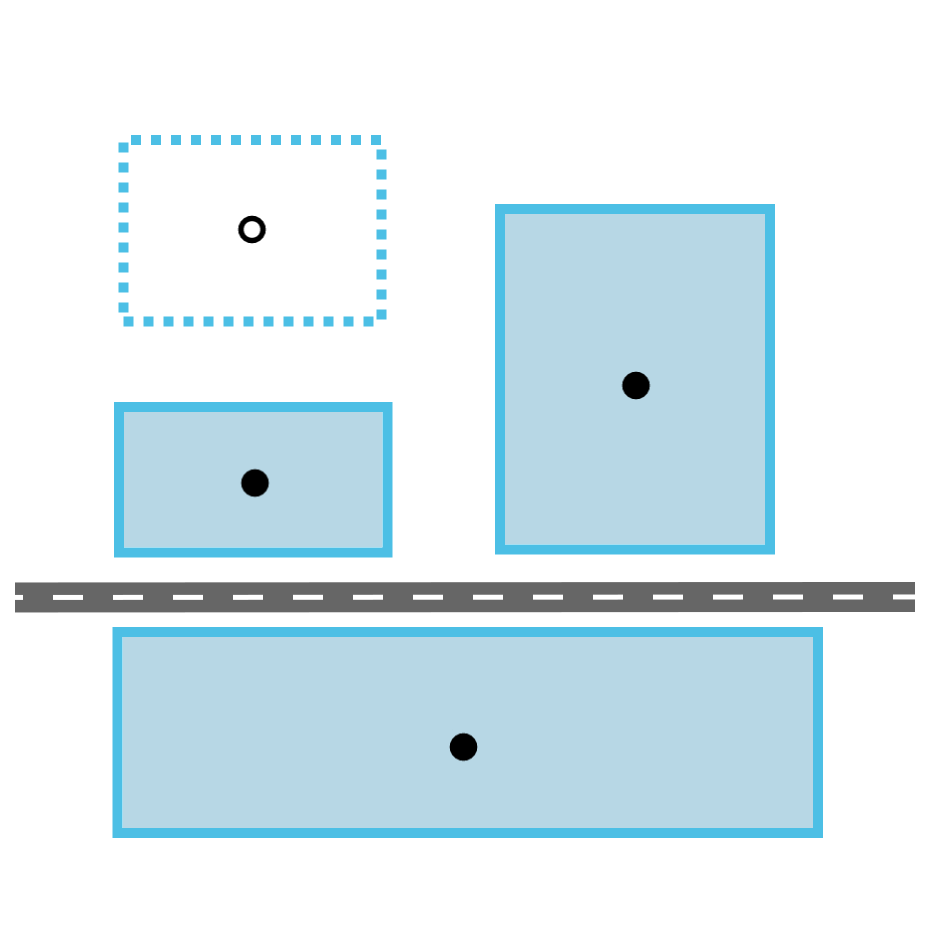
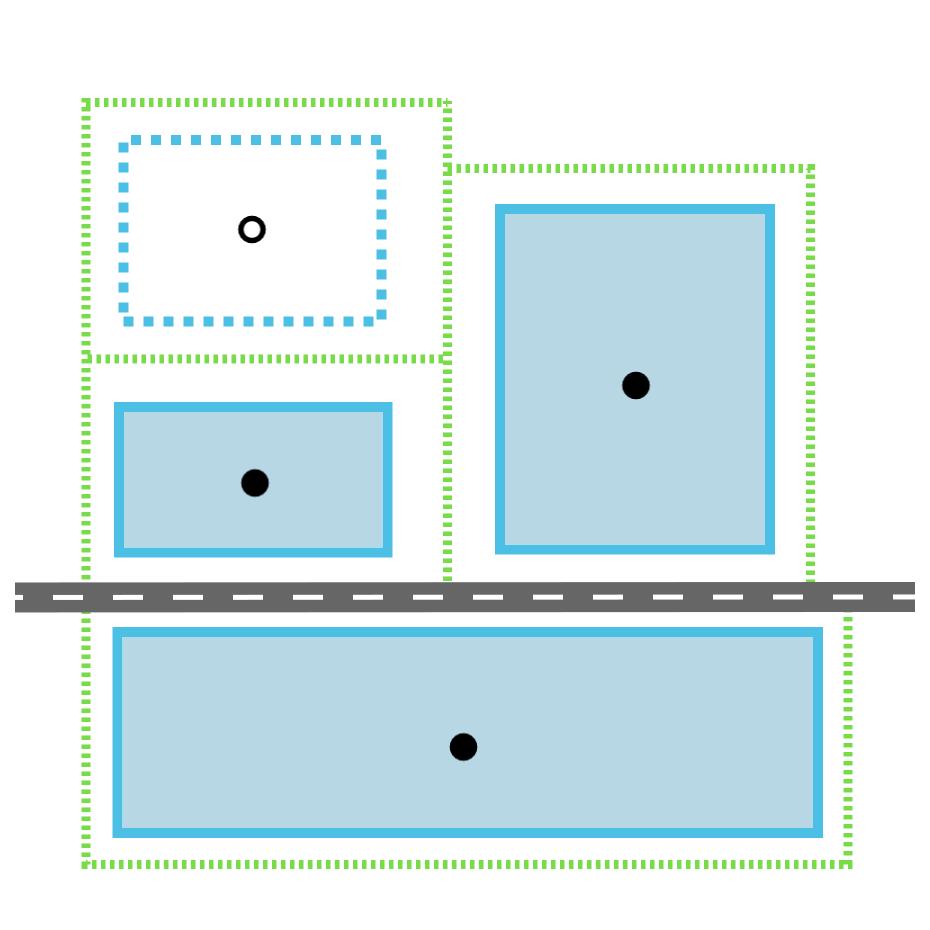
Layered file, before and after one edit (930 × 930). Changes by layer:
showed "potential roads", opacity 25% → 100%, moved it above "lot_d", painted on it over [left=81, top=98, right=853, bottom=869]
